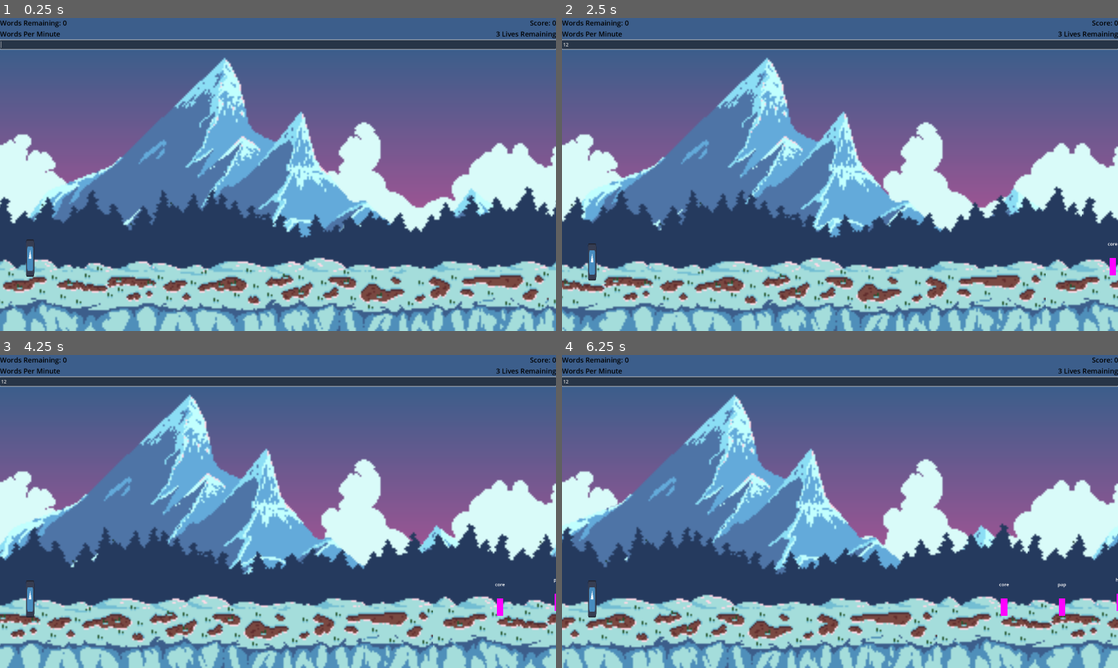
Above: before the commit, frames 1-4 (two rows, left to right).
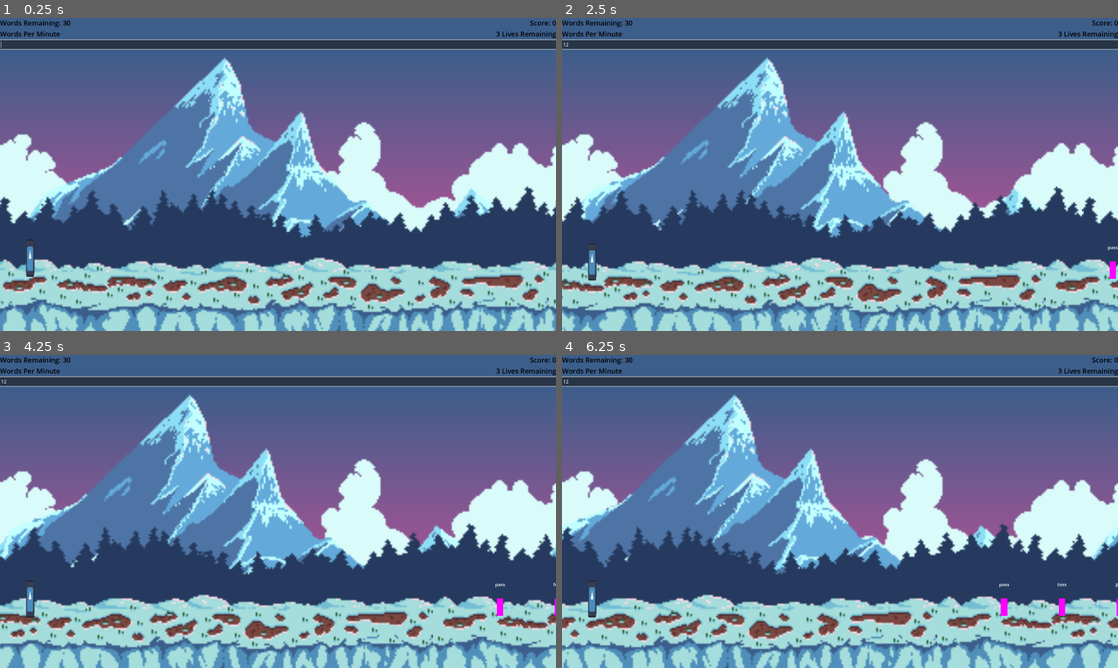
Above: after the commit, the same moments.

Repository: Nishi790/stenojump
Game: Godot game, scene res://in_game/in_game.tscn
Two runs of this game, one before a commit and one after it. Both use one fixed random seed, a clock stepped at 60 frames per second and the inputs below. The engine's default icon, where the game draws it, is replaced by a stand-in: a white triangle on a blue panel in a dark square.
Inputs (mouse positions are in pixels of both pictures, inside the frame that each line leads up to):
- Up to frame 1 (0.25 s): no input
- Up to frame 2 (2.5 s): click (840, 43) at 0.52 s; type "12" at 0.6 s
- Up to frame 3 (4.25 s): no input
- Up to frame 4 (6.25 s): no input

The runs differ from the first frame. In frame 1, less than 0.1% of the frame differs, in the area x 11-13%, y 0-3%; in frame 2, less than 0.1%, in the area x 11-100%, y 0-84%; in frame 3, less than 0.1%; in frame 4, less than 0.1%.

Commit message:
Added transition to next level

Diff:
--- a/in_game/base_obstacle.gd
+++ b/in_game/base_obstacle.gd
@@ -18,7 +18,7 @@
 
 func _physics_process(delta: float) -> void:
 	if not stopped:
-		velocity = direction * speed + get_gravity() * delta
+		velocity = direction * speed + (Vector2(0, 5000) * delta)
 		move_and_slide()
 	if position.x <= -10:
 		queue_free()
--- a/in_game/hud.gd
+++ b/in_game/hud.gd
@@ -33,6 +33,11 @@
 	ingame_message.show()
 
 
+func start_next_level():
+	ingame_message.set_text("Next level starting in:")
+	await get_tree().create_timer(2).timeout
+
+
 func game_over():
 	ingame_message.set_text("Game Over")
 	ingame_message.show()
--- a/in_game/in_game.gd
+++ b/in_game/in_game.gd
@@ -47,16 +47,11 @@
 	input_box.text_changed.connect(update_text)
 	input_box.text_submitted.connect(go_to_next_level)
 
-	words_left = word_queue.size()
-	input_box.grab_focus()
-
 	#load level 1
 	LevelLoader.load_level(selected_level)
-	word_queue = LevelLoader.level_targets.duplicate()
-	if LevelLoader.level_order == LevelLoader.LevelOrder.RANDOM:
-		word_queue.shuffle()
-	word_queue = word_queue.slice(0, LevelLoader.default_level_size)
-	print(word_queue.size())
+	load_level_data()
+
+	input_box.grab_focus()
 
 
 func send_new_word():
@@ -91,9 +86,7 @@
 
 	#Resume game
 	input_box.clear()
-	input_box.editable = true
-	background.resume_parallax()
-	obstacle_manager.resume_obstacle_generation()
+	resume_game()
 
 
 func return_words_to_queue(number_of_words: int):
@@ -136,11 +129,33 @@
 		input_box.clear()
 		obstacle_manager.word_cleared()
 		target_word = obstacle_manager.provide_target_word()
-
 		words_left = words_left - 1
 
 
 func go_to_next_level(_text: String):
 	if level_complete:
+		input_box.editable = false
 		print("Go to next level detected")
+		LevelLoader.load_next_level()
+		load_level_data()
+		await hud.start_next_level()
+		await hud.display_countdown()
+		input_box.clear()
 		level_complete = false
+		resume_game()
+
+
+func load_level_data():
+	word_queue = LevelLoader.level_targets.duplicate()
+	if LevelLoader.level_order == LevelLoader.LevelOrder.RANDOM:
+		word_queue.shuffle()
+	word_queue = word_queue.slice(0, LevelLoader.default_level_size)
+	words_left = word_queue.size()
+	next_word_index = 0
+
+
+func resume_game():
+	input_box.editable = true
+	if background.background_stopped:
+		background.resume_parallax()
+	obstacle_manager.resume_obstacle_generation()
--- /dev/null
+++ b/in_game/level_data/lapwing_2.json
@@ -0,0 +1,90 @@
+{
+	"level": 2,
+	"order": "random",
+	"size": 30,
+	"next_level": "lapwing_3.json",
+	"targets": [
+		{"word": "staff", "score": 1, "hint": "STAF"},
+		{"word": "star", "score": 1, "hint": "STAR"},
+		{"word": "stab", "score": 1, "hint": "STAB"},
+		{"word": "stag", "score": 1, "hint": "STAG"},
+		{"word": "stat", "score": 1, "hint": "STAT"},
+		{"word": "store", "score": 1, "hint":"STOR"},
+		{"word": "stop", "score": 1, "hint":"STOP"},
+		{"word": "step", "score": 1, "hint":"STEP"},
+		{"word": "stead", "score": 1, "hint":"STED"},
+		{"word": "stuff", "score": 1, "hint":"STUF"},
+		{"word": "stub", "score": 1, "hint":"STUB"},
+		{"word": "stud", "score": 1, "hint":"STUD"},
+		{"word": "scar", "score": 1, "hint":"SKAR"},
+		{"word": "scab", "score": 1, "hint":"SKAB"},
+		{"word": "scat", "score": 1, "hint":"SKAT"},
+		{"word": "scad", "score": 1, "hint":"SKAD"},
+		{"word": "score", "score": 1, "hint":"SKOR"},
+		{"word": "scuff", "score": 1, "hint":"SKUF"},
+		{"word": "skull", "score": 1, "hint":"SKUL"},
+		{"word": "scud", "score": 1, "hint":"SKUD"},
+		{"word": "spar", "score": 1, "hint":"SPAR"},
+		{"word": "spag", "score": 1, "hint":"SPAG"},
+		{"word": "spat", "score": 1, "hint":"SPAT"},
+		{"word": "spazz", "score": 1, "hint":"SPAZ"},
+		{"word": "spore", "score": 1, "hint":"SPOR"},
+		{"word": "spot", "score": 1, "hint":"SPOT"},
+		{"word": "spell", "score": 1, "hint":"SPELL"},
+		{"word": "sped", "score": 1, "hint":"SPED"},
+		{"word": "spur", "score": 1, "hint":"SPUR"},
+		{"word": "spud", "score": 1, "hint":"SPUD"},
+		{"word": "shall", "score": 1, "hint":"SHALL"},
+		{"word": "shag", "score": 1, "hint":"SHAG"},
+		{"word": "shat", "score": 1, "hint":"SHAT"},
+		{"word": "shad", "score": 1, "hint":"SHAD"},
+		{"word": "shove", "score": 1, "hint":"SHOV"},
+		{"word": "shore", "score": 1, "hint":"SHOR"},
+		{"word": "shop", "score": 1, "hint":"SHOP"},
+		{"word": "shot", "score": 1, "hint":"SHOT"},
+		{"word": "shod", "score": 1, "hint": "SHOD"},
+		{"word": "shell", "score": 1, "hint":"SHEL"},
+		{"word": "shed", "score": 1, "hint": "SHED"},
+		{"word": "sure", "score": 1, "hint": "SHUR"},
+		{"word": "shut", "score": 1, "hint": "SHUT"},
+		{"word": "thug", "score": 1, "hint": "THUG"},
+		{"word": "thus", "score": 1, "hint": "THUS"},
+		{"word": "thud", "score": 1, "hint": "THUD"},
+		{"word": "trap", "score": 1, "hint": "TRAP"},
+		{"word": "trad", "score": 1, "hint": "TRAD"},
+		{"word": "trot", "score": 1, "hint": "TROT"},
+		{"word": "trod", "score": 1, "hint": "TROD"},
+		{"word": "tress", "score": 1, "hint": "TRESS"},
+		{"word": "tread", "score": 1, "hint": "TREAD"},
+		{"word": "truss", "score": 1, "hint": "TRUSS"},
+		{"word": "chaff", "score": 1, "hint": "KHAFF"},
+		{"word": "char", "score": 1, "hint": "KHAR"},
+		{"word": "chap", "score": 1, "hint": "KHAP"},
+		{"word": "chat", "score": 1, "hint": "KHAT"},
+		{"word": "chore", "score": 1, "hint": "KHORE"},
+		{"word": "chop", "score": 1, "hint": "KHOP"},
+		{"word": "chess", "score": 1, "hint": "KHESS"},
+		{"word": "chub", "score": 1, "hint": "KHUB"},
+		{"word": "chug", "score": 1, "hint": "KHUG"},
+		{"word": "cred", "score": 1, "hint": "KRED"},
+		{"word": "crab", "score": 1, "hint": "KRAB"},
+		{"word": "crag", "score": 1, "hint": "KRAG"},
+		{"word": "crass", "score": 1, "hint": "KRASS"},
+		{"word": "crop", "score": 1, "hint": "KROP"},
+		{"word": "cross", "score": 1, "hint": "KROSS"},
+		{"word": "cress", "score": 1, "hint": "KRESS"},
+		{"word": "crud", "score": 1, "hint": "KRUD"},
+		{"word": "prag", "score": 1, "hint": "PRAG"},
+		{"word": "prat", "score": 1, "hint": "PRAT"},
+		{"word": "prof", "score": 1, "hint": "PROF"},
+		{"word": "prop", "score": 1, "hint": "PROP"},
+		{"word": "prod", "score": 1, "hint": "PROD"},
+		{"word": "pref", "score": 1, "hint": "PREF"},
+		{"word": "prep", "score": 1, "hint": "PREP"},
+		{"word": "press", "score": 1, "hint": "PRES"},
+		{"word": "shrub", "score": 1, "hint": "SHRUB"},
+		{"word": "throb", "score": 1, "hint": "THROB"},
+		{"word": "threat", "score": 1, "hint": "THREAT"},
+		{"word": "thread", "score": 1, "hint": "THREAD"}
+	]
+}
--- a/level_loader.gd
+++ b/level_loader.gd
@@ -25,4 +25,10 @@
 		default_level_size = data["size"]
 		next_level_path = data["next_level"]
 		level_targets = data["targets"]
-	else: print(error_string(error))
+	else: print_debug(error_string(error))
+
+
+func load_next_level():
+	if not next_level_path.contains(":/"):
+		next_level_path = default_level_path_root + next_level_path
+	load_level(next_level_path)
